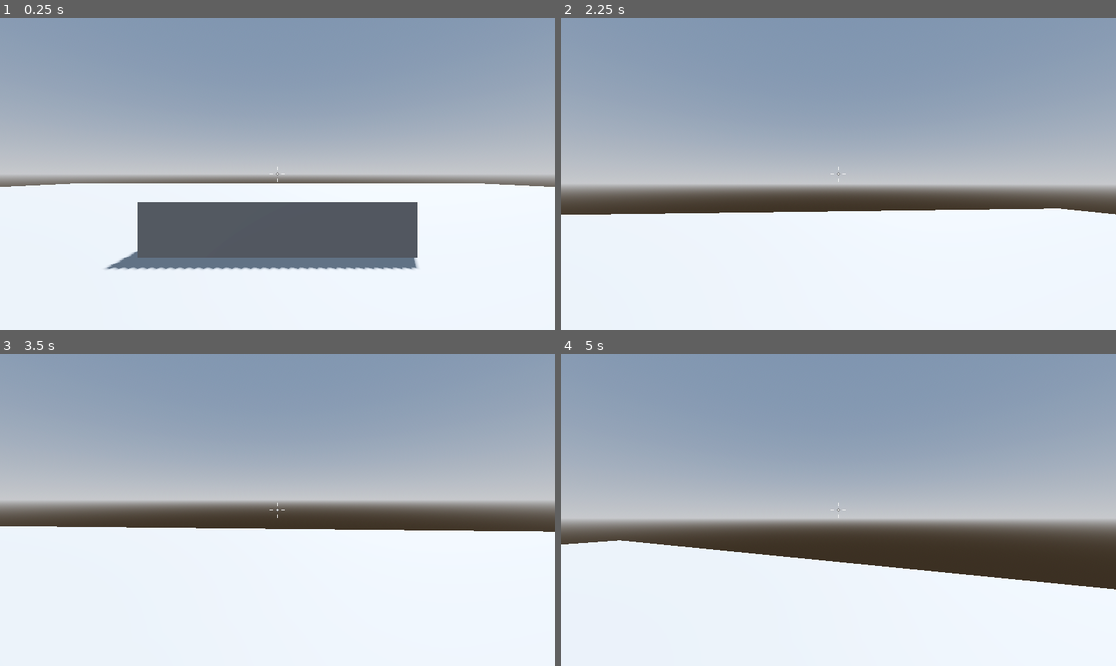
Above: before the commit, frames 1-4 (two rows, left to right).
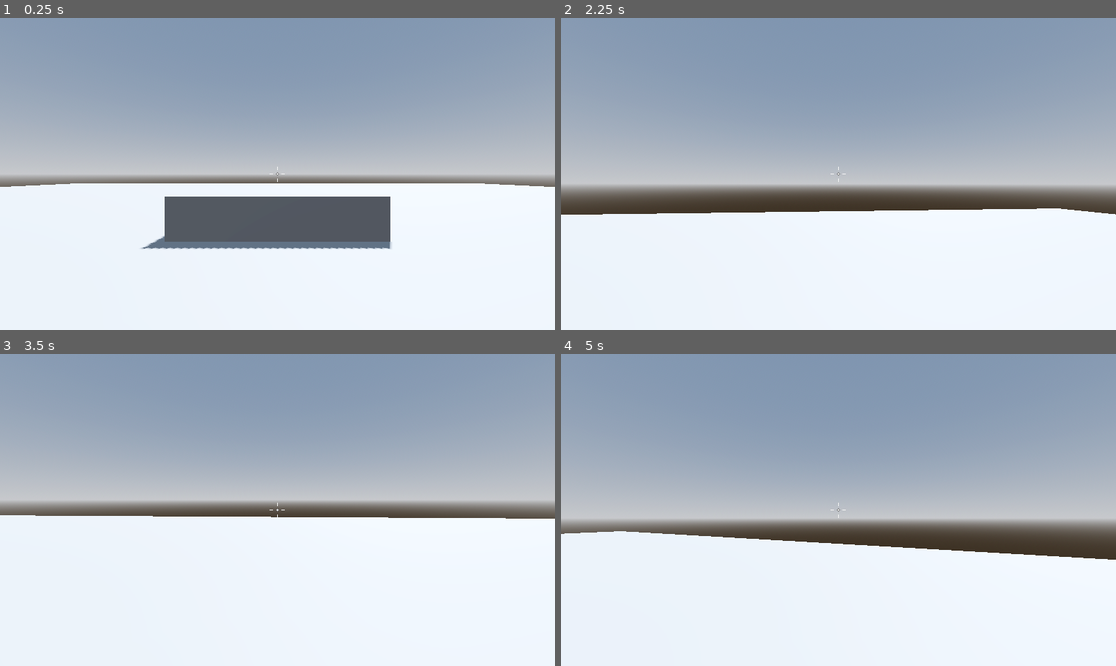
Above: after the commit, the same moments.

Repository: godot-learning-projects/robot-rampage
Game: Godot game, scene res://levels/SandBox.tscn
Two runs of this game, one before a commit and one after it. Both use one fixed random seed, a clock stepped at 60 frames per second and the inputs below.
Inputs (mouse positions are in pixels of both pictures, inside the frame that each line leads up to):
- Up to frame 1 (0.25 s): no input
- Up to frame 2 (2.25 s): tap Enter at 0.5 s; move the mouse to (866, 174) at 0.52 s; hold W (control_up) from 0.53 s (still down); tap Space (control_jump) at 0.77, 1.52 s; move the mouse to (810, 174) at 1.27 s; move the mouse to (849, 167) at 2.02 s
- Up to frame 3 (3.5 s): keep holding W (control_up); move the mouse to (271, 516) at 2.77 s; tap Space (control_jump) at 3.02 s
- Up to frame 4 (5 s): keep holding W (control_up); move the mouse to (877, 513) at 3.52 s; tap Space (control_jump) at 3.77, 4.52 s; move the mouse to (794, 506) at 4.27 s

The runs differ from the first frame. In frame 1, 6.6% of the frame differs, in the area x 18-76%, y 57-81%; in frame 2, less than 0.1%; in frame 3, 3.8%; in frame 4, 5.9%.

Commit message:
Added export presets

Diff:
--- a/levels/SandBox.tscn
+++ b/levels/SandBox.tscn
@@ -34,9 +34,9 @@
 [node name="obstacles" type="Node3D" parent="."]
 
 [node name="CSGBox3D" type="CSGBox3D" parent="obstacles"]
-transform = Transform3D(1, 0, 0, 0, 1, 0, 0, 0, 1, 0, 0, -6.1375)
+transform = Transform3D(1, 0, 0, 0, 1, 0, 0, 0, 1, 0, 0.5, -7)
 use_collision = true
-size = Vector3(5, 2, 5)
+size = Vector3(5, 1, 5)
 
 [node name="Player" parent="." instance=ExtResource("1_ni7a8")]
 transform = Transform3D(1, 0, 0, 0, 1, 0, 0, 0, 1, 0, 1, 0)
--- a/project.godot
+++ b/project.godot
@@ -57,3 +57,7 @@
 "events": [Object(InputEventKey,"resource_local_to_scene":false,"resource_name":"","device":-1,"window_id":0,"alt_press …(195 unchanged characters)…
 ]
 }
+
+[rendering]
+
+textures/vram_compression/import_etc2_astc=true
Not shown, added: export_presets.cfg
Not shown, changed: .github/workflows/itchio.deploy.yaml
